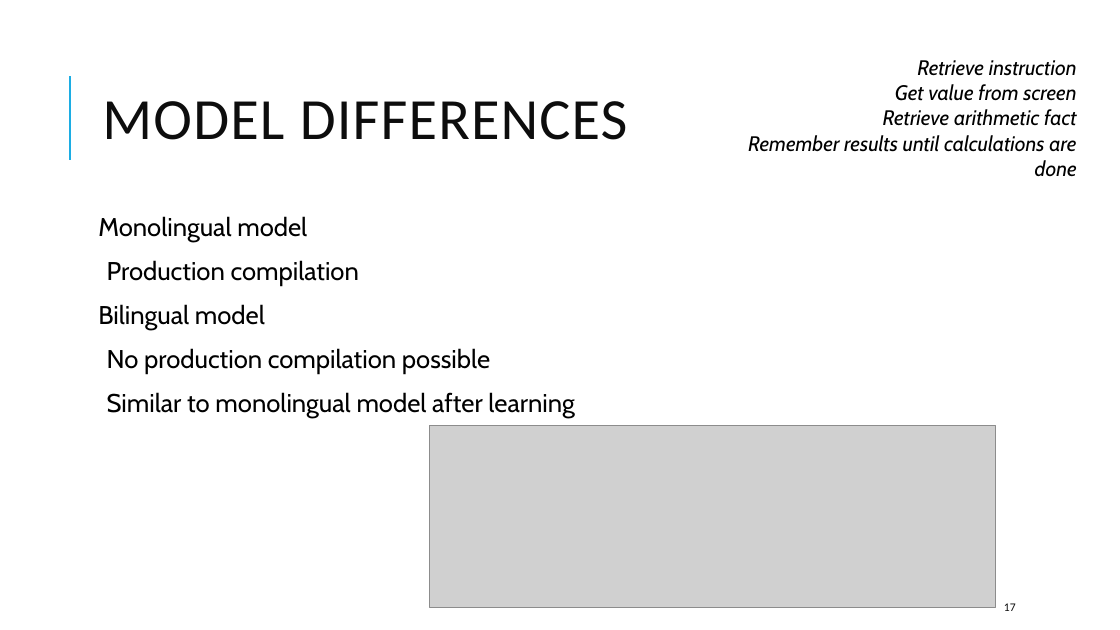
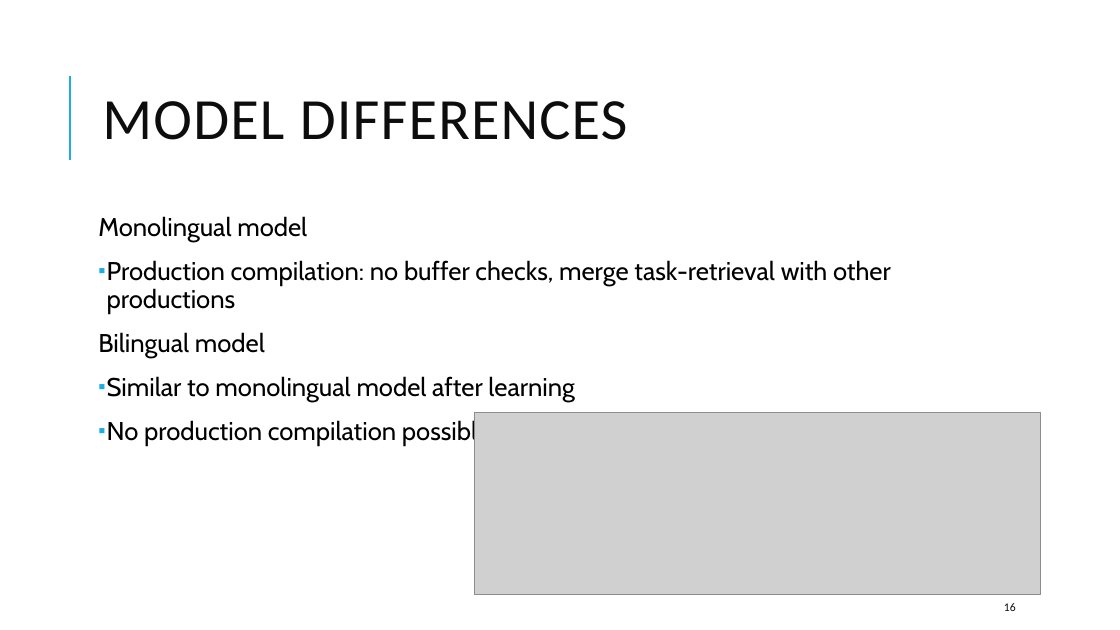
Before and after one commit to UWCCDL/ACTR_RITL, a slide deck: slide 16 of Presentation_August17_CMdeBlecourt_s2188813.pptx (slide 17 before the commit). Drawn at 1120x630 pixels with LibreOffice and Linux fonts; fonts in the diff are those of the drawing; grey boxes stand for pictures. Boxes give left, top, right and bottom in pixels: in the first picture for what was removed or moved away, otherwise in the second. Text is boxed around its words. In the diff, an @@ line names an element or a change of style, - is before the commit and + after.

```diff
--- a/Presentation_August17_CMdeBlecourt_s2188813.pptx
+++ b/Presentation_August17_CMdeBlecourt_s2188813.pptx
@@ text removed at [748,60,1077,152] @@
-Retrieve instruction
-Get value from screen
-Retrieve arithmetic fact
-Remember results until calculations are done
@@ text at [107,260,891,313]: text changed @@
-  Production compilation
+▪ Production compilation: no buffer checks, merge task-retrieval with other productions
@@ text at [107,376,574,401]: paragraph added @@
+▪ Similar to monolingual model after learning
@@ text at [107,392,574,418]: paragraph removed @@
-  Similar to monolingual model after learning
@@ text at [107,419,490,446]: bullet   to ▪ @@
@@ picture: place and size @@
-picture at [429,425,996,607]
+picture at [474,413,1040,595]
@@ page number at [1004,603,1016,611]: text changed @@
-17
+16
```
Also in this commit, not shown: 13 other slides changed, 9 slides added, 8 slides removed.
